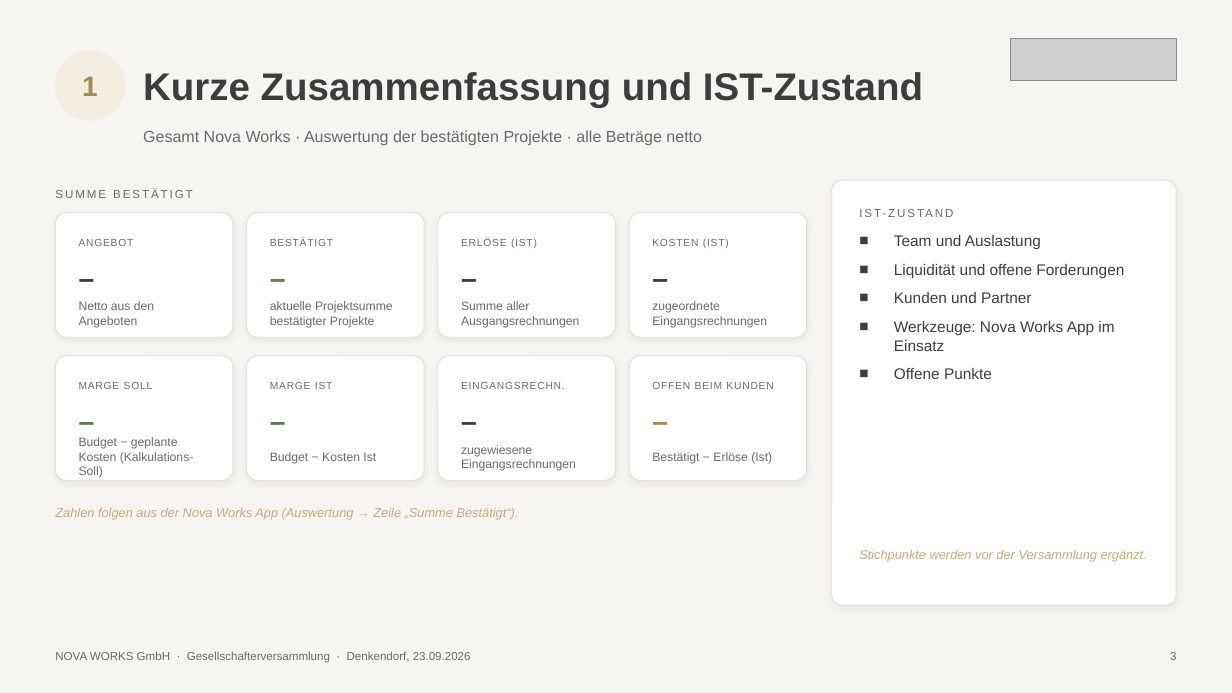
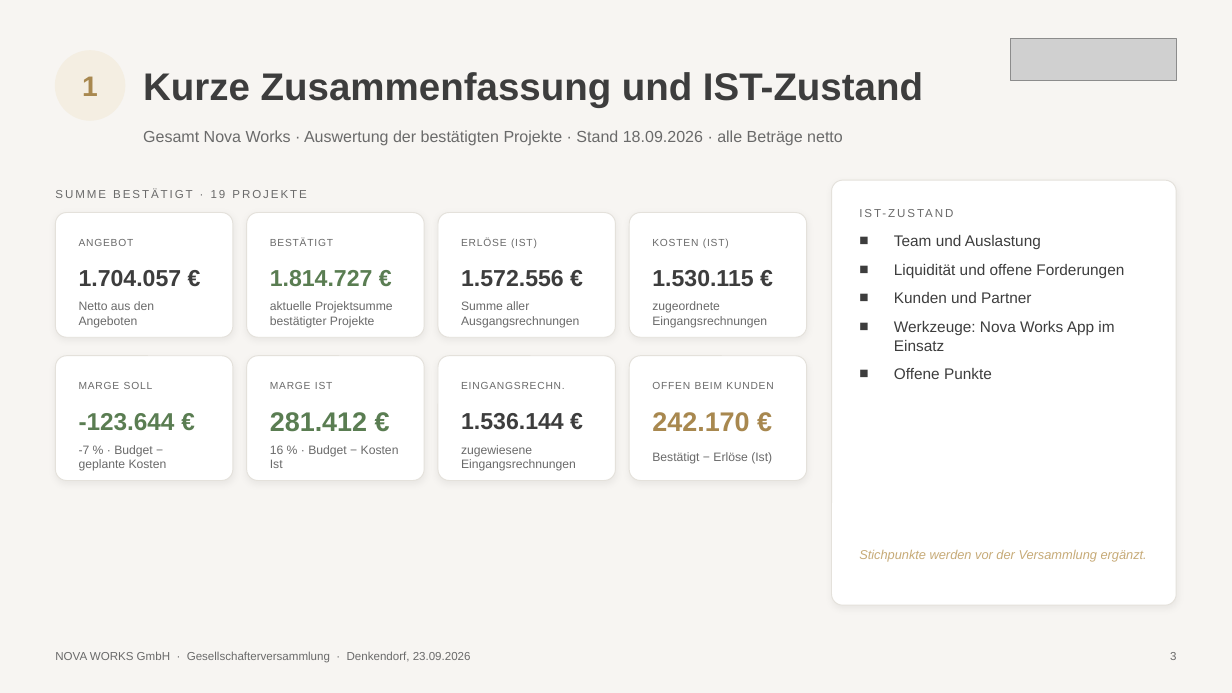
Before and after one commit to Kkoerber27/nova-works-app, a slide deck: slide 3 of praesentationen/Gesellschafterversammlung_2026-09-23.pptx. Drawn at 1232x693 pixels with LibreOffice and Linux fonts; fonts in the diff are those of the drawing; grey boxes stand for pictures. Boxes give left, top, right and bottom in pixels: in the first picture for what was removed or moved away, otherwise in the second. Text is boxed around its words. In the diff, an @@ line names an element or a change of style, - is before the commit and + after.

```diff
--- a/praesentationen/Gesellschafterversammlung_2026-09-23.pptx
+++ b/praesentationen/Gesellschafterversammlung_2026-09-23.pptx
@@ text at [143,130,843,146]: text changed @@
-Gesamt Nova Works · Auswertung der bestätigten Projekte · alle Beträge netto
+Gesamt Nova Works · Auswertung der bestätigten Projekte · Stand 18.09.2026 · alle Beträge netto
@@ text at [55,190,307,198]: text changed @@
-SUMME BESTÄTIGT
+SUMME BESTÄTIGT · 19 PROJEKTE
@@ text at [79,270,182,286]: text changed; size 22 to 18 pt @@
-–
+1.704.057 €
@@ text at [270,270,373,286]: text changed; size 22 to 18 pt @@
-–
+1.814.727 €
@@ text at [461,270,564,286]: text changed; size 22 to 18 pt @@
-–
+1.572.556 €
@@ text at [652,270,753,287]: text changed; size 22 to 18 pt @@
-–
+1.530.115 €
@@ text at [79,413,175,431]: text changed; size 22 to 19 pt @@
-–
+-123.644 €
@@ text at [270,412,367,432]: text changed; size 22 to 21 pt @@
-–
+281.412 €
@@ text at [461,413,564,430]: text changed; size 22 to 18 pt @@
-–
+1.536.144 €
@@ text at [652,412,749,431]: text changed; size 22 to 21 pt @@
-–
+242.170 €
@@ text at [79,445,167,471]: text changed @@
-Budget − geplante Kosten (Kalkulations-Soll)
+-7 % · Budget − geplante Kosten
@@ text at [270,445,399,468]: text changed @@
-Budget − Kosten Ist
+16 % · Budget − Kosten Ist
@@ text removed at [55,508,519,520] @@
-Zahlen folgen aus der Nova Works App (Auswertung → Zeile „Summe Bestätigt“).
```
Also in this commit, not shown: 3 other slides changed, 4 other files.
